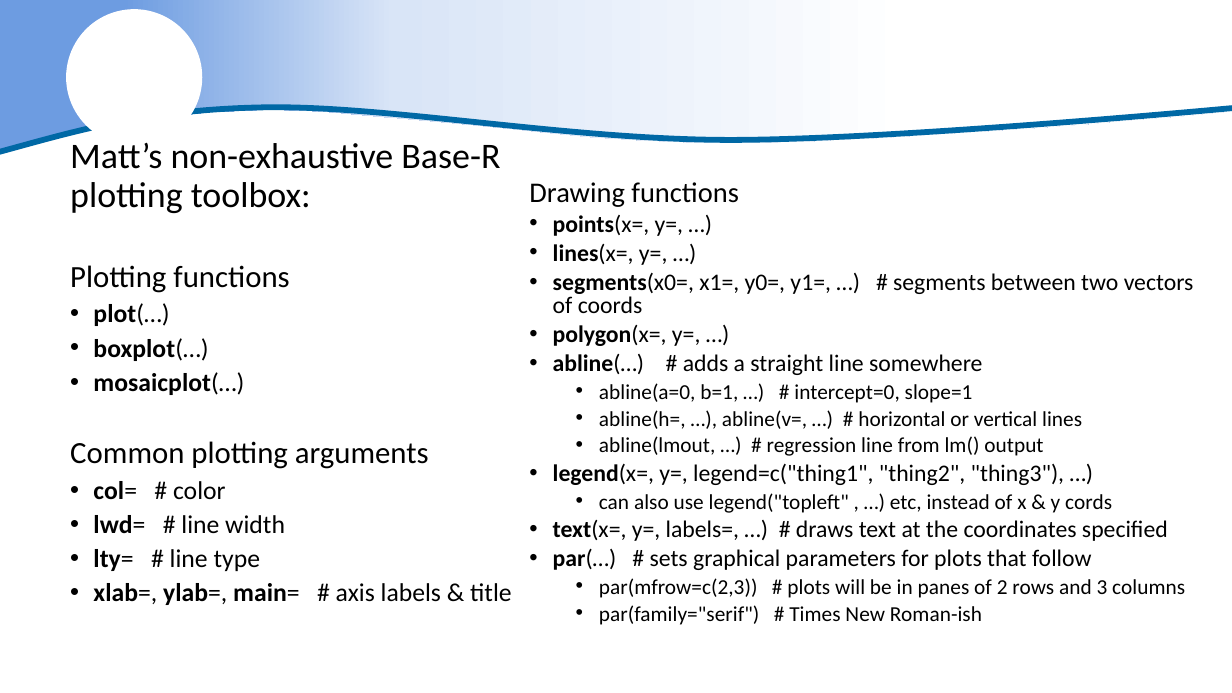
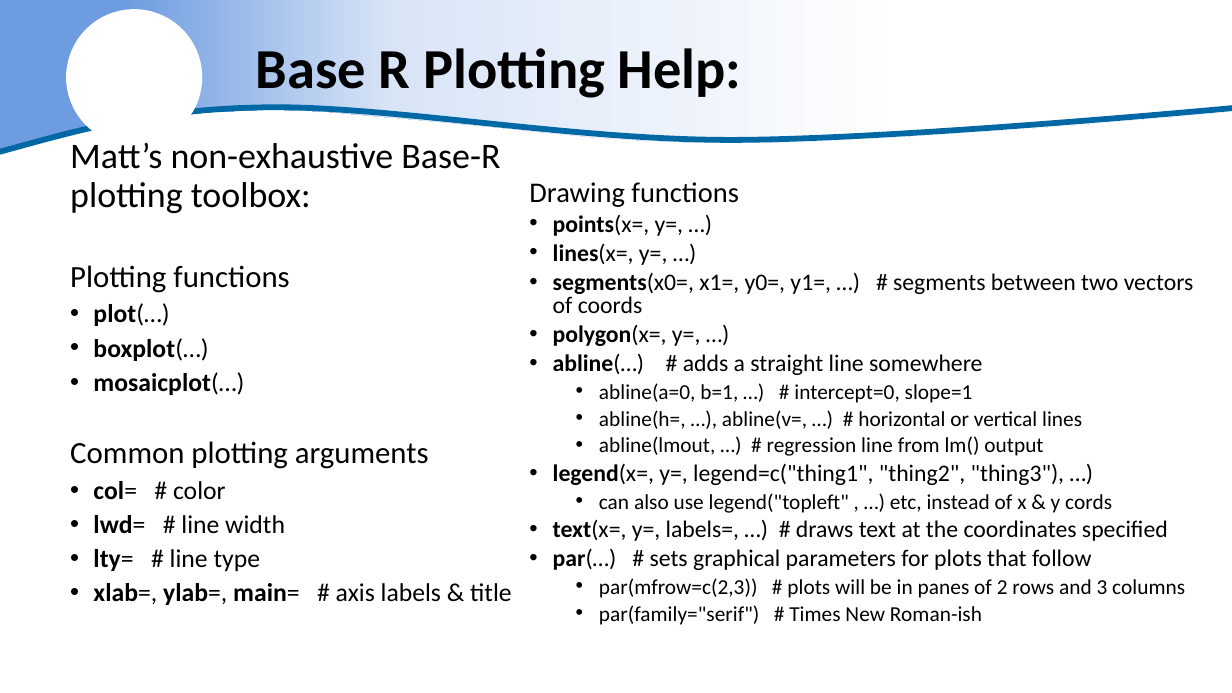
Before and after one commit to justinpriest/ADFG_R_Intro_Workshop, a slide deck: slide 26 of presentations/7 - Amazing Charts & How to Make Them.pptx (slide 27 before the commit). Drawn at 1232x693 pixels with LibreOffice and Linux fonts; fonts in the diff are those of the drawing; background and template pictures are left out. Boxes give left, top, right and bottom in pixels: in the first picture for what was removed or moved away, otherwise in the second. Text is boxed around its words. In the diff, an @@ line names an element or a change of style, - is before the commit and + after.

```diff
--- a/presentations/7 - Amazing Charts & How to Make Them.pptx
+++ b/presentations/7 - Amazing Charts & How to Make Them.pptx
@@ title added at box(256, 48, 742, 98), 44 pt, text #000000, bold @@
+Base R Plotting Help:
```
Also in this commit, not shown: 11 other slides changed, 1 slide added, 3 slides removed, 1 other file.
